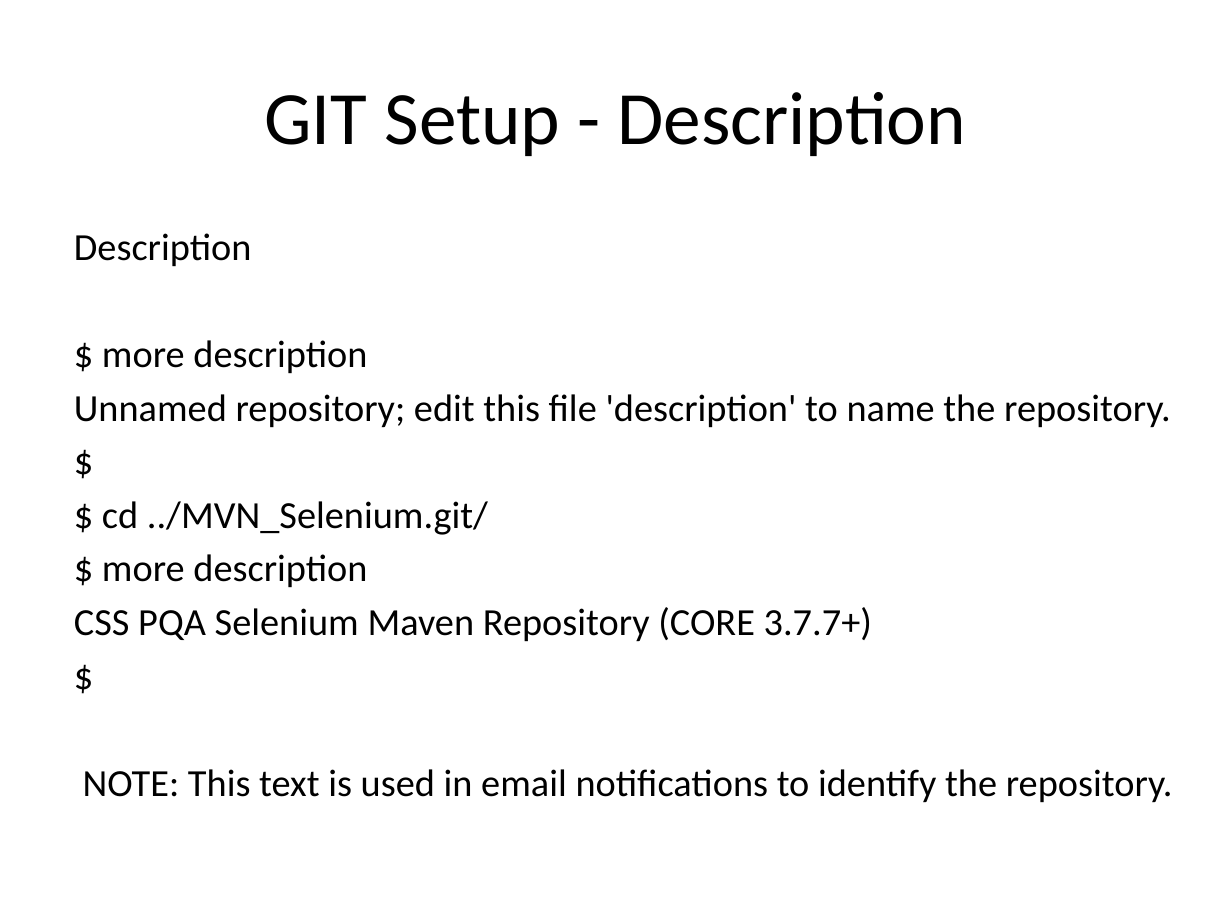
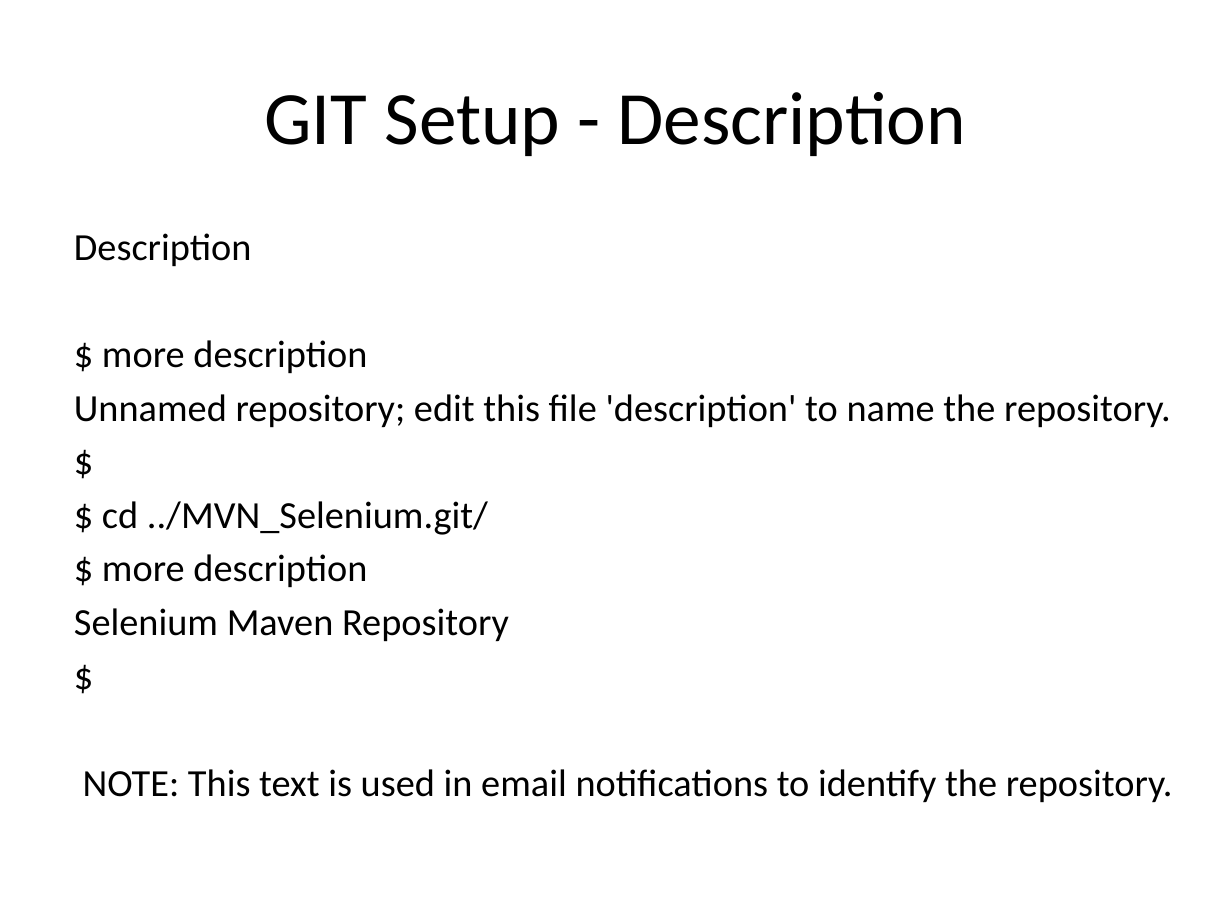
Before and after one commit to phillipsic/SeleniumDriverFramework, a slide deck: slide 13 of AutomationSetup.pptx (slide 9 before the commit). Drawn at 1232x924 pixels with LibreOffice and Linux fonts; fonts in the diff are those of the drawing. Boxes give left, top, right and bottom in pixels: in the first picture for what was removed or moved away, otherwise in the second. Text is boxed around its words. In the diff, an @@ line names an element or a change of style, - is before the commit and + after.

```diff
--- a/AutomationSetup.pptx
+++ b/AutomationSetup.pptx
@@ text at bbox=[74, 608, 509, 642]: text changed @@
-CSS PQA Selenium Maven Repository (CORE 3.7.7+)
+Selenium Maven Repository
```
Also in this commit, not shown: 1 other slide changed, 5 slides added, 1 slide removed.
